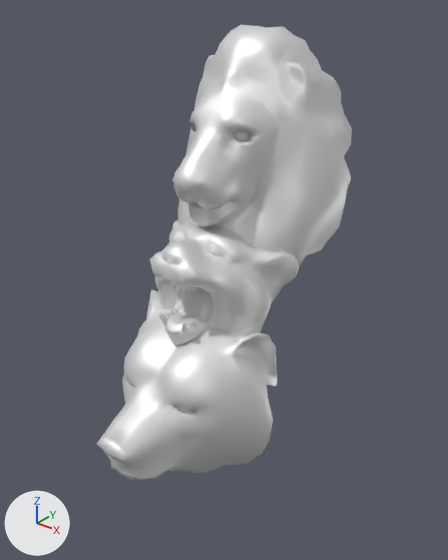
The COLLADA model assets/models/WebGL-Export.dae: old version first, new version second.
Before and after are seen from a 50 mm camera at (7.04, -10.42, 7.08) aimed at (0.1, -1.75, 1.7). Every picture has the same lights, and +X, +Y and +Z are marked at lower left.

Objects in the first picture: 'BearHead-LowPoly', 'LionHead-LowPoly', 'Tigerhead-LowPoly'.
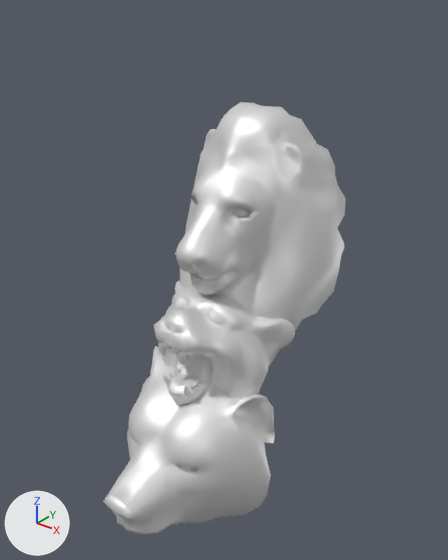
What differs and where, as boxes [x1, y1, x2, y2] in the pictures (448 x 560 px):
'Tigerhead-LowPoly', reshaped, moved: before [150, 221, 299, 345]; after [103, 102, 346, 535]
'LionHead-LowPoly', deleted: before [172, 24, 352, 266]
    faces in mat_linework (white #e7e7e7): [172, 24, 352, 266]
'BearHead-LowPoly', deleted: before [96, 290, 277, 480]
    faces in mat_linework (white #e7e7e7): [96, 290, 277, 480]
part 1 of me_plane_003, added: after [175, 102, 346, 330]
part 2 of me_plane_003, added: after [103, 346, 275, 535]
part 3 of me_plane_003, added: after [234, 209, 249, 217]

What the commit changed:
me_plane_003 is used by ob_tigerhead_lowpoly; location (0.0, 0.0, 0.0).
me_plane_003 had 1396 vertices, 1308 faces and spanned x -1.56..1.56, y -3.27..-1.21, z -0.03..2.92.
me_plane_003 now has 3072 vertices, 2946 faces and spans x -1.82..1.82, y -4.98..0.9, z -2.2..6.33.
me_plane_003 part 1: a new loose piece of 860 vertices spanning x -1.82..1.82, y -2.84..0.9, z 1.46..6.33, in mat_linework (white #e7e7e7).
me_plane_003 part 2: a new loose piece of 620 vertices spanning x -1.81..1.81, y -4.98..-1.94, z -2.2..1.22, in mat_linework (white #e7e7e7).
me_plane_003 part 3: a new loose piece of 81 vertices spanning x 0.35..0.67, y -1.83..-1.56, z 4.48..4.79, in mat_eyes (white #e7e7e7).
Object 'Tigerhead-LowPoly' (ob_tigerhead_lowpoly) moves from (0.0, 0.0, 0.0) to (0.0, 0.0, -1.4).
Object 'LionHead-LowPoly' (ob_lionhead_lowpoly) is deleted.
Object 'BearHead-LowPoly' (ob_bearhead_lowpoly) is deleted.
